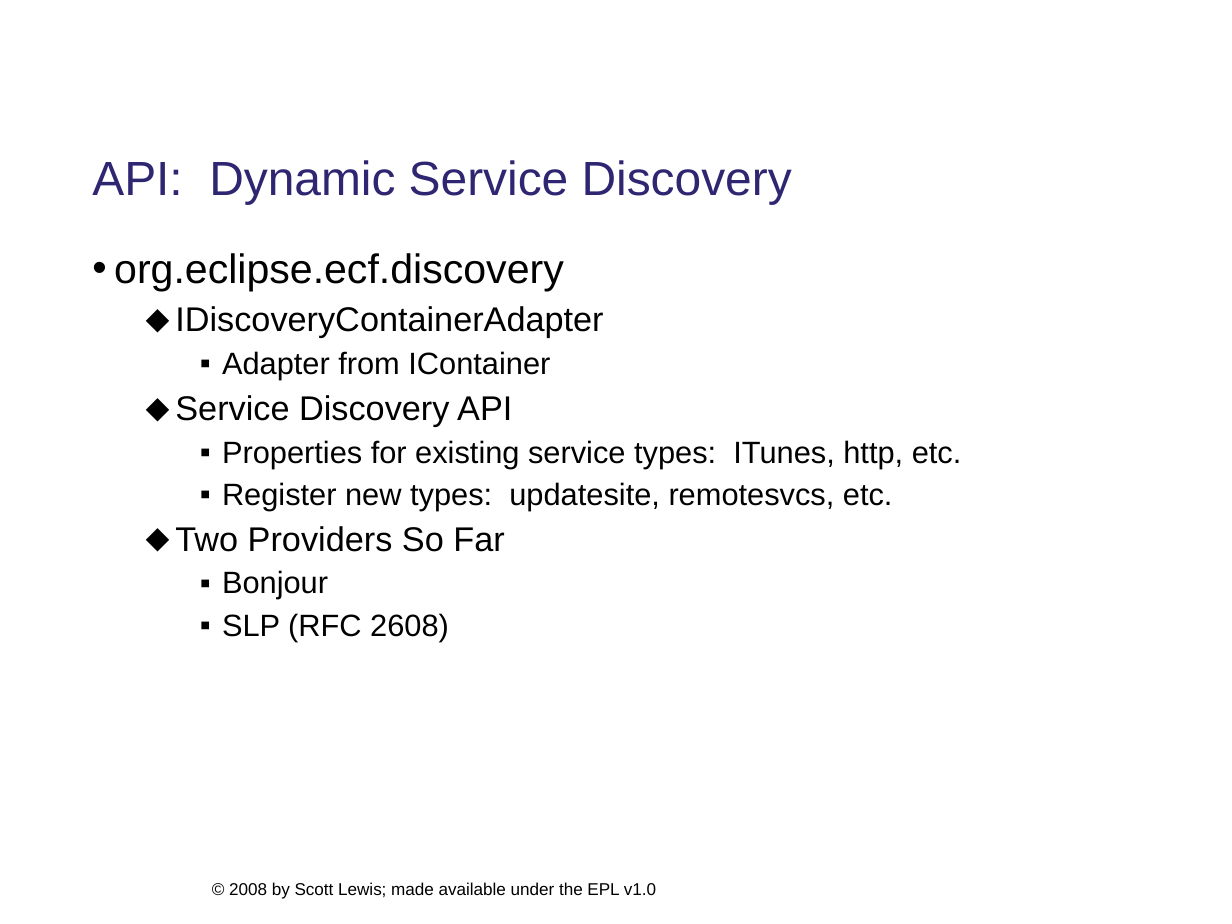
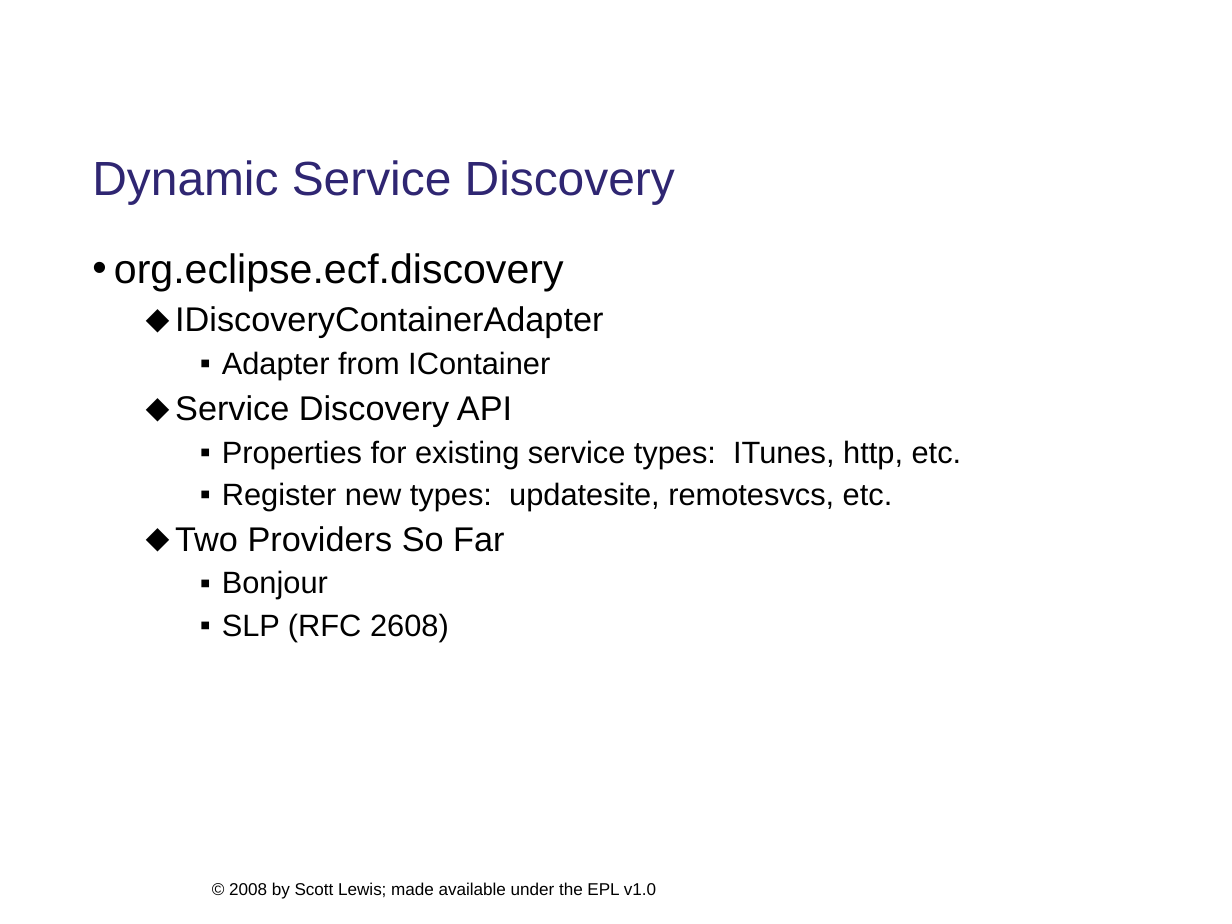
Before and after one commit to eclipse/ecf-website, a slide deck: slide 13 of presentations/eclipsecon2008/longtalk134/ecf_eclipsecon2008_134_DRAFT.ppt. Drawn at 1232x924 pixels with LibreOffice and Linux fonts; fonts in the diff are those of the drawing; background and template pictures are left out. Boxes give left, top, right and bottom in pixels: in the first picture for what was removed or moved away, otherwise in the second. Text is boxed around its words. In the diff, an @@ line names an element or a change of style, - is before the commit and + after.

```diff
--- a/presentations/eclipsecon2008/longtalk134/ecf_eclipsecon2008_134_DRAFT.ppt
+++ b/presentations/eclipsecon2008/longtalk134/ecf_eclipsecon2008_134_DRAFT.ppt
@@ title at bbox=[92, 160, 675, 204]: text changed @@
-API: Dynamic Service Discovery
+Dynamic Service Discovery
```
Also in this commit, not shown: 7 other slides changed, 2 other files.
